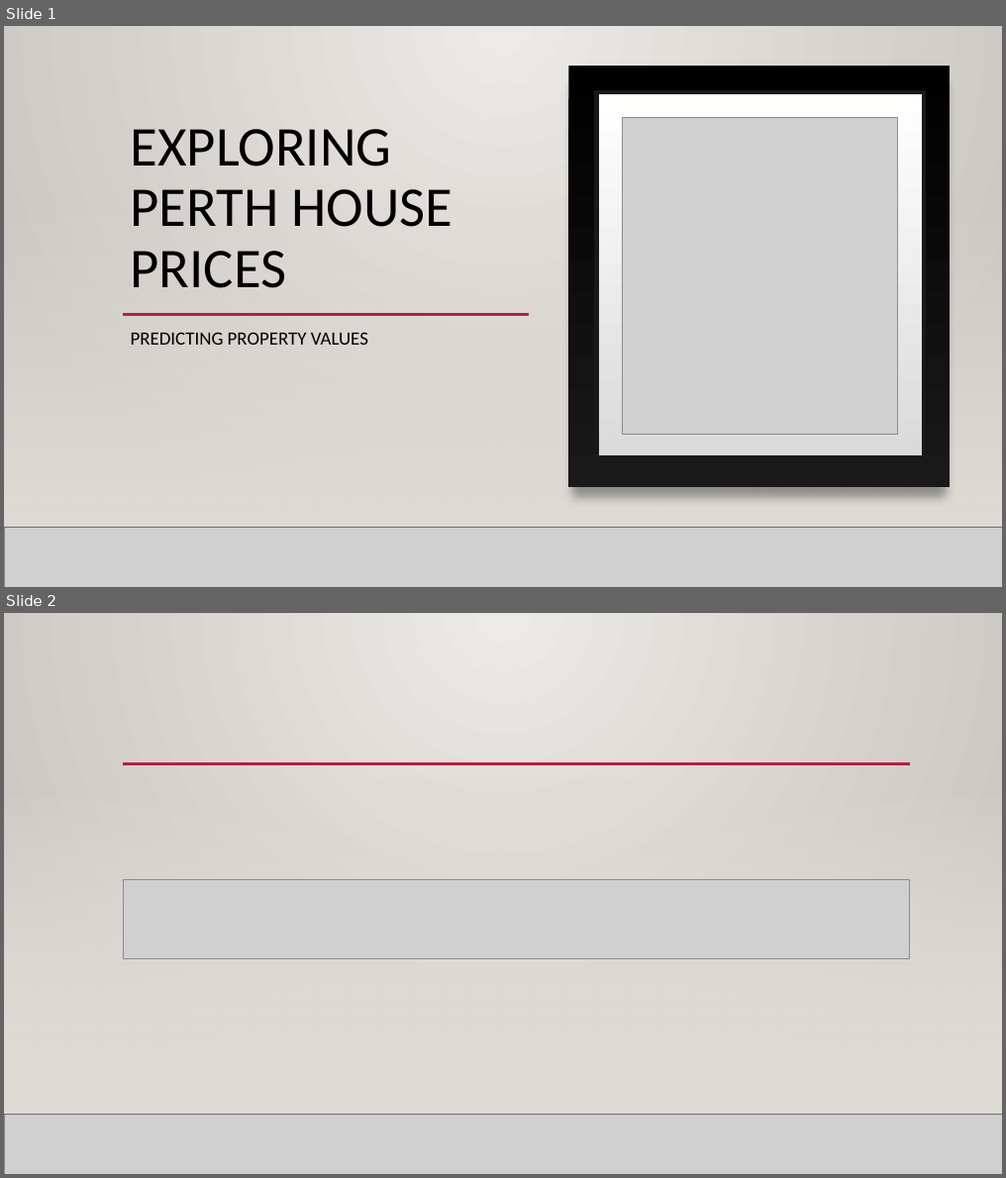
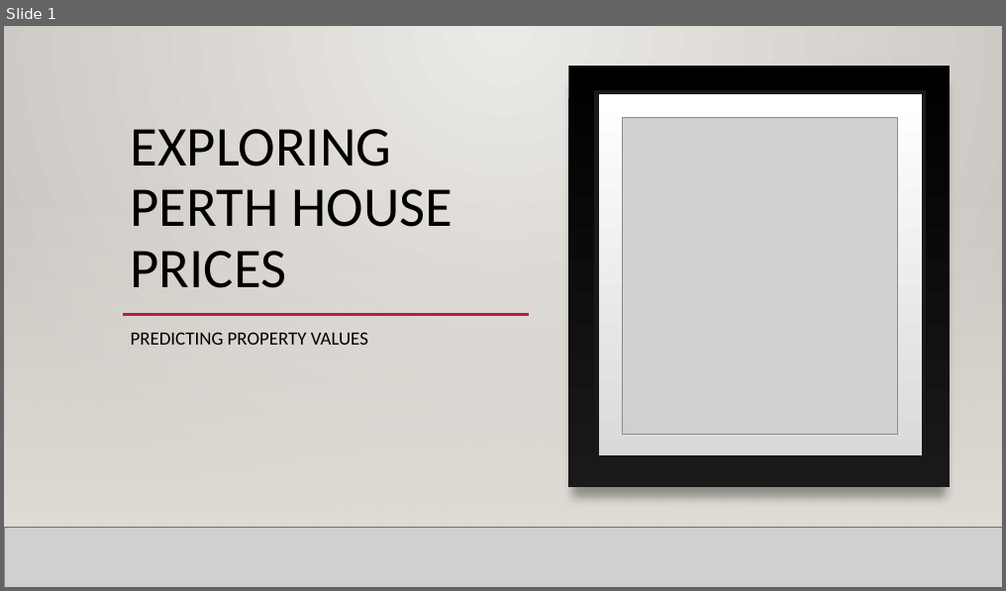
Before and after one commit to TroyFoote/Exploring_Perth_House_Prices, a slide deck: Exploring perth house prices.pptx. Shown one above the other, each under a label of ours: slides 1 and 2 before the commit, slide 1 after it. The pictures are 1006x1178 and 1006x591 pixels, drawn with LibreOffice and Linux fonts; fonts in the diff are those of the drawing; grey boxes stand for pictures; background and template pictures are left out. Boxes give left, top, right and bottom in pixels: in the first picture for what was removed or moved away, otherwise in the second. Text is boxed around its words. In the diff, an @@ line names an element or a change of style, - is before the commit and + after.

```diff
--- a/Exploring perth house prices.pptx
+++ b/Exploring perth house prices.pptx
@@ slide 2 removed at (4, 613, 1002, 1174), background gradient #ECEAE7 to #CAC7C1; not listed: 2 template elements that a slide beside it also shows @@
@@ rectangle removed at (4, 778, 1002, 1115) @@
@@ line removed from (123, 764) to (910, 764) @@
@@ picture removed at (123, 880, 909, 959) @@
@@ picture removed at (4, 1115, 1002, 1174) @@
@@ line removed from (4, 1115) to (1002, 1115) @@
```
Also in this commit, not shown: 1 slide changed, 10 slides added, 2 other files.
